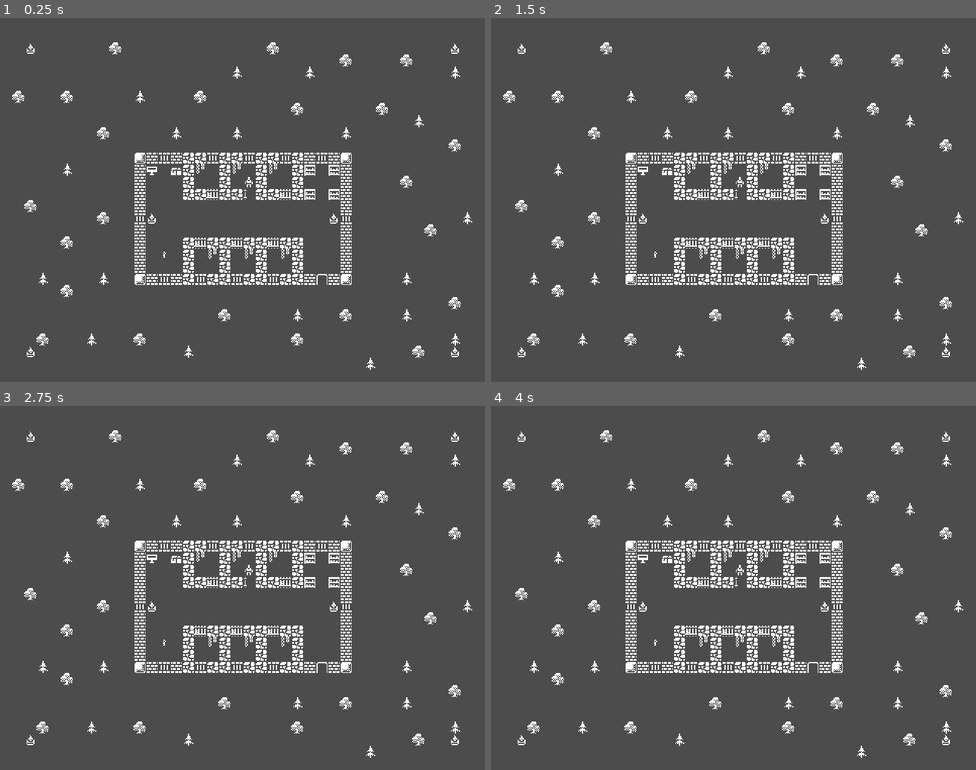
Above: before the commit, frames 1-4 (two rows, left to right).
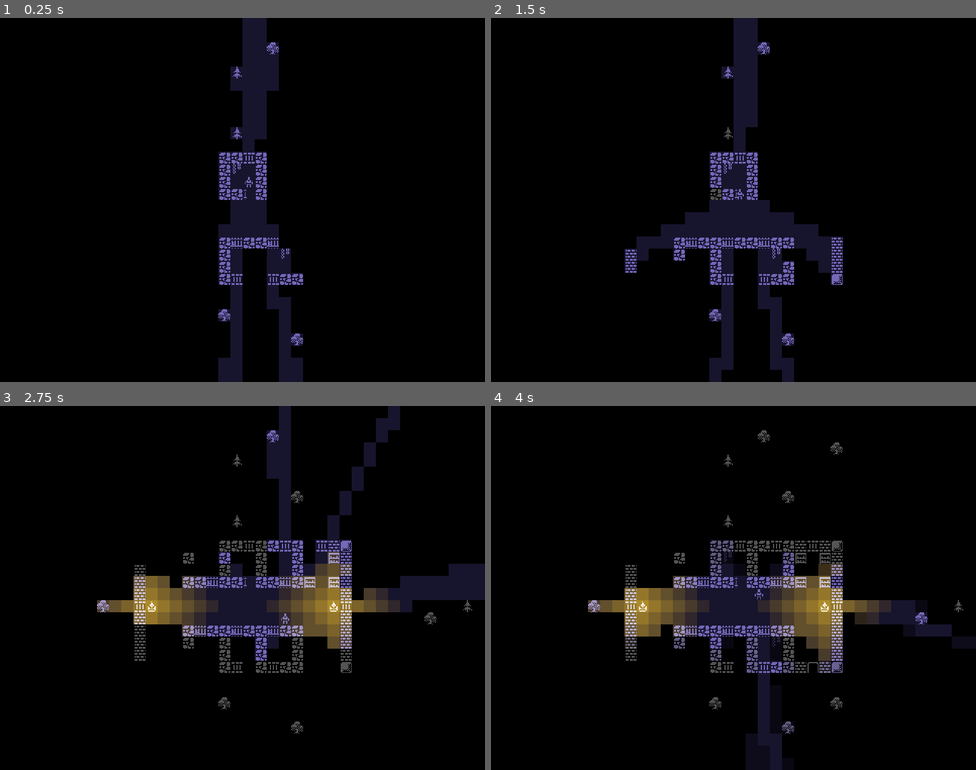
Above: after the commit, the same moments.

Repository: dsvoid/rl
Game: Godot game, scene res://scenes/Main.tscn
Same seed, same stepped clock (60 frames per second), same inputs: the game is played once before the commit and once after it.
Inputs:
- Up to frame 1 (0.25 s): no input
- Up to frame 2 (1.5 s): tap Enter at 0.5 s; hold D (actor_right) 0.53-1.28 s; tap Space at 1.25 s; hold S (actor_down) from 1.28 s (still down)
- Up to frame 3 (2.75 s): release S (actor_down) at 2.03 s; hold D (actor_right) from 2.03 s (still down)
- Up to frame 4 (4 s): release D (actor_right) at 2.78 s; hold W (actor_up) 2.78-3.53 s; tap Enter at 3.5 s; hold A (actor_left) from 3.53 s (still down)

The runs differ from the first frame. In frame 1, 100% of the frame differs, in the area x 0-100%, y 0-100%; in frame 2, 100%; in frame 3, 100%; in frame 4, 100%.
Error before the commit: Parse Error: Can't preload resource at path: res://scenes/TileBGSprite.tscn (res://scripts/VisionRenderer.gd:3)

Commit message:
fixed missing asset which crashed game

Diff:
--- a/scenes/TileBGSprite.tscn
+++ b/scenes/TileBGSprite.tscn
@@ -1,6 +1,6 @@
 [gd_scene load_steps=2 format=2]
 
-[ext_resource path="res://assets/sprites/background.png" type="Texture" id=1]
+[ext_resource path="res://assets/background.png" type="Texture" id=1]
 
 [node name="TileBGSprite" type="Sprite"]
 texture = ExtResource( 1 )
Binary file added: assets/background.png
Not shown, added: assets/background.png.import
Binary file removed: assets/player.png
Binary file removed: assets/wall.png
Not shown, changed: export_presets.cfg
